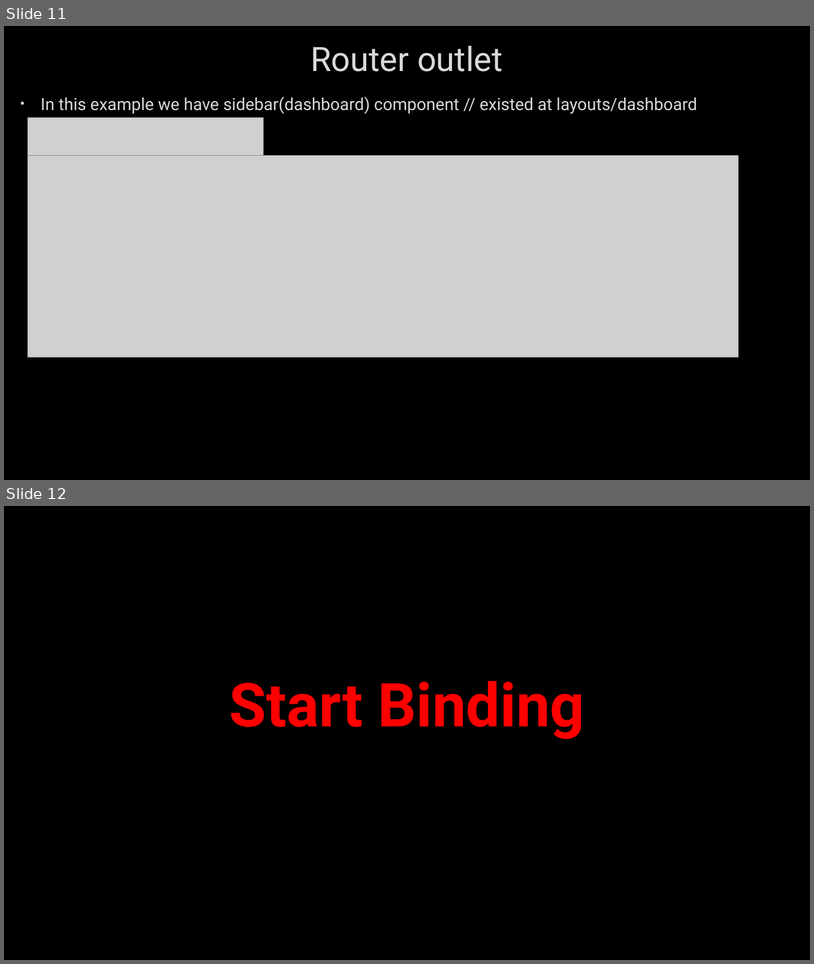
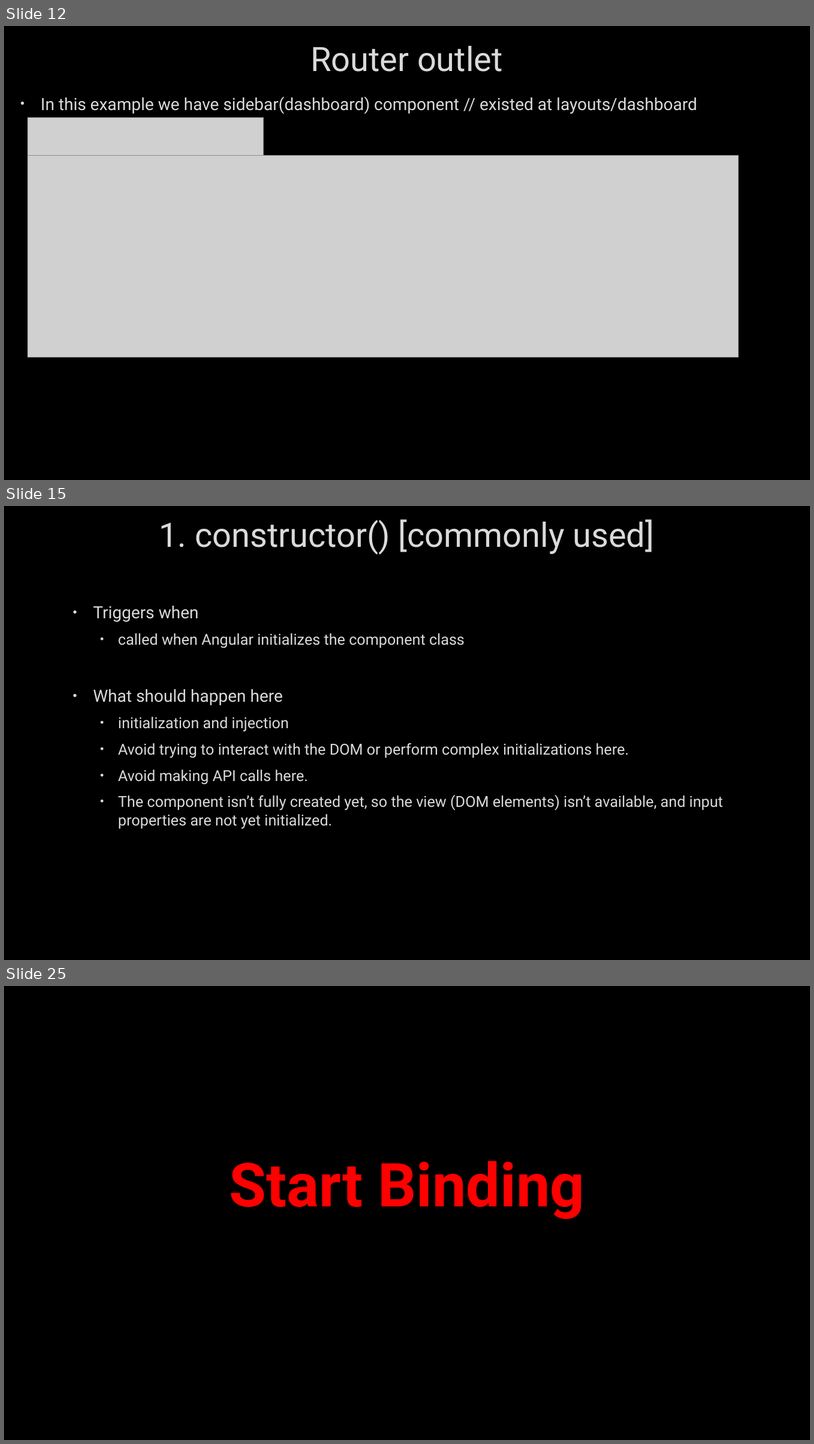
Before and after one commit to AhmedMohamedSamir1/Summary, a slide deck: Angular & type script/Angular.pptx. Shown one above the other, each under a label of ours: slides 11 and 12 before the commit, slides 12, 15 and 25 after it; the slides between them are not shown. The pictures are 814x964 and 814x1444 pixels, drawn with LibreOffice and Linux fonts; fonts in the diff are those of the drawing; grey boxes stand for pictures; background and template pictures are left out. Boxes give left, top, right and bottom in pixels: in the first picture for what was removed or moved away, otherwise in the second. Text is boxed around its words. In the diff, an @@ line names an element or a change of style, - is before the commit and + after.

```diff
--- a/Angular & type script/Angular.pptx
+++ b/Angular & type script/Angular.pptx
@@ slide 15 added at bbox=[4, 506, 810, 960], background picture (left out) @@
@@ title added at bbox=[159, 519, 655, 555], 40 pt, text #DADADA @@
+1. constructor() [commonly used]
@@ text added at bbox=[93, 606, 723, 829], 18 pt, text #DADADA @@
+• Triggers when
+  • called when Angular initializes the component class
+• What should happen here
+  • initialization and injection
+  • Avoid trying to interact with the DOM or perform complex initializations here.
+  • Avoid making API calls here.
+  • The component isn’t fully created yet, so the view (DOM elements) isn’t available, and input properties are not yet initialized.
@@ what was slide 11 is now slide 12 @@
@@ what was slide 12 is now slide 25 @@
```
Also in this commit, not shown: 2 slides changed, 24 other slides added, 4 other files.
